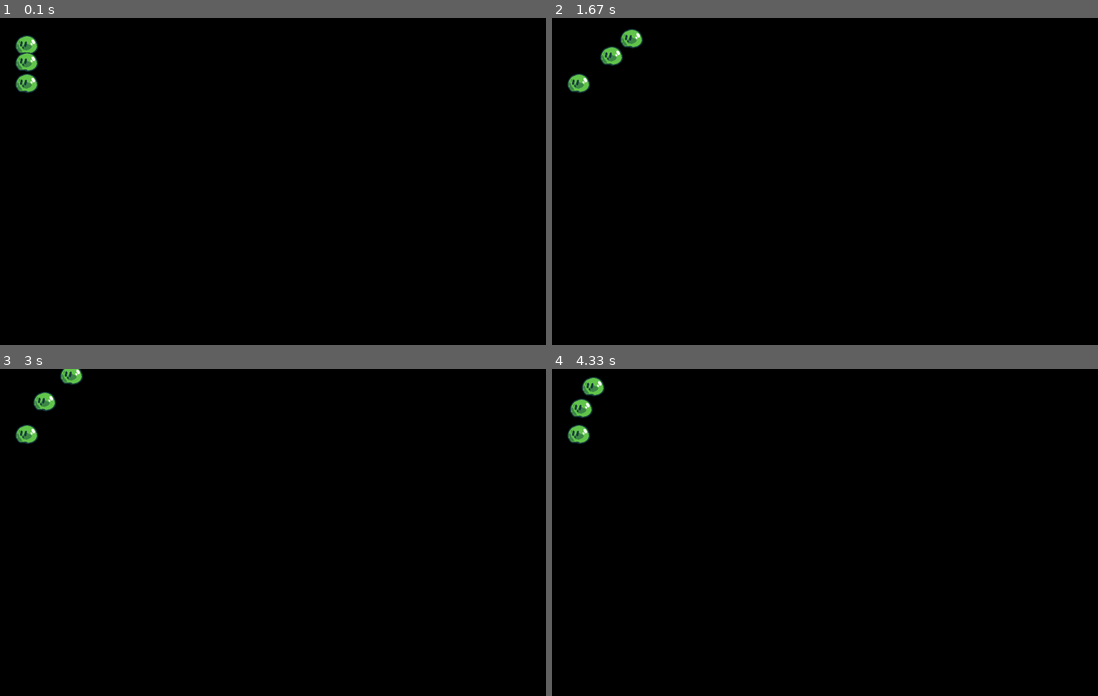
Above: before the commit, frames 1-4 (two rows, left to right).
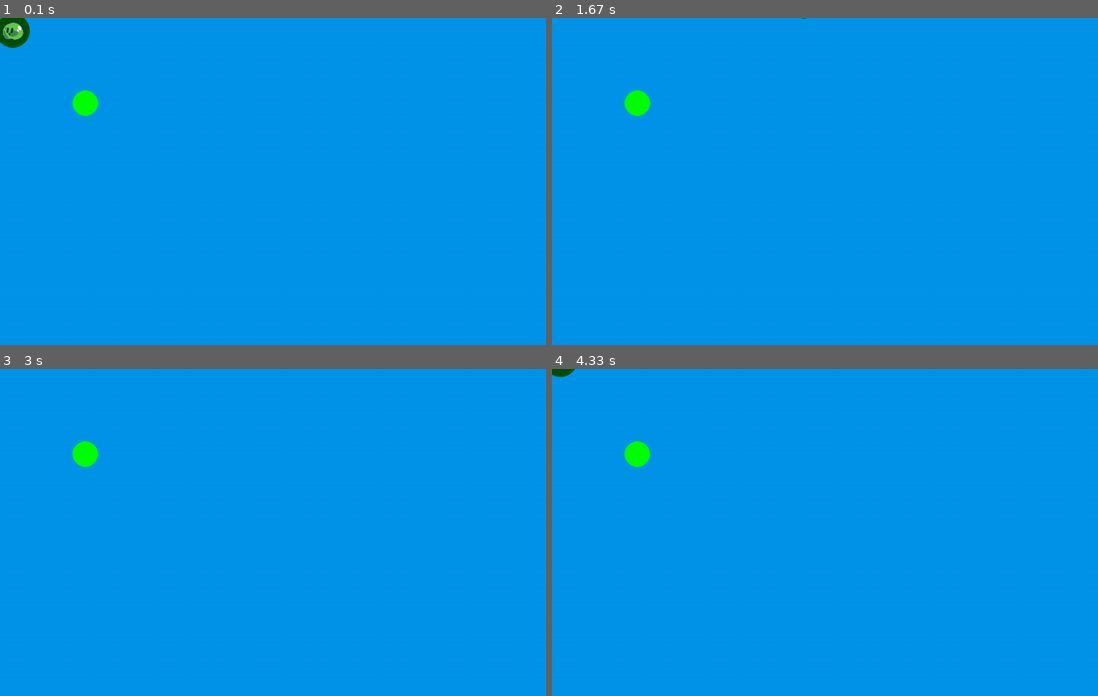
Above: after the commit, the same moments.

Repository: rems64/waterpolo_pygame
Game: pygame game, started from main.py
Two runs of this game, one before a commit and one after it. Both use one fixed random seed, a clock stepped at 60 frames per second and the inputs below.
Inputs:
- Up to frame 1 (0.1 s): no input
- Up to frame 2 (1.67 s): hold Shift 0.33-0.8 s; hold Right 0.33-0.8 s; hold Right 0.83-1.3 s; hold Up 1.33-1.63 s
- Up to frame 3 (3 s): hold Shift 2.17-2.7 s; hold Left 2.17-2.7 s
- Up to frame 4 (4.33 s): hold Down 3.3-3.6 s; hold Left 3.63-4.03 s; hold Up from 4.07 s (still down)

The runs differ from the first frame. In frame 1, 100% of the frame differs, in the area x 0-100%, y 0-100%; in frame 2, 100%; in frame 3, 100%; in frame 4, 100%.

Commit message:
Basic collisions

Diff:
--- a/main.py
+++ b/main.py
@@ -8,6 +8,20 @@
 Vec = Vec2|Vec3
 
 Number = float|int
+
+def sqr(x):
+    # Actually faster than x*x !
+    # https://stackoverflow.com/questions/18453771/why-is-x3-slower-than-xxx/18453999#18453999
+    return x**2
+
+def cube(x):
+    return x*x*x
+
+def pow4(x):
+    return x*x*x*x
+
+def hex_to_rgb(code):
+    return (code >> 16, (code >> 8) % 256, code % 256)
 
 def to_vec3(v: Vec) -> Vec3:
     if isinstance(v, Vec3):
@@ -25,25 +39,31 @@
     else:
         raise Exception(f"Attempt to convert {type(v)} to Vec2")
 
+# TODO: use button states (0: released; 1:just pressed; 2:down; 3:just released)
+# and implement is_key_pressed using this & modify is_key_down
+
 def is_key_down(key):
     keys = pg.key.get_pressed()
     return keys[key]
+
 
 def normalized(vec):
     if vec.length_squared() <= 0.000001:
         return vec
     return vec.normalize()
 
-def get_directional_vector(key_l, key_r, key_u, key_d):
+def get_directional_vector(directions):
+    key_l, key_r, key_u, key_d = directions
+
     v = Vec2(0, 0)
-    if is_key_down(key_l): v.x = -1
-    if is_key_down(key_r): v.x = 1
-    if is_key_down(key_u): v.y = -1
-    if is_key_down(key_d): v.y = 1
+    if is_key_down(key_l): v.x += -1
+    if is_key_down(key_r): v.x += 1
+    if is_key_down(key_u): v.y += -1
+    if is_key_down(key_d): v.y += 1
     return normalized(v)
 
-def get_directional_vector3(key_l, key_r, key_u, key_d):
-    return to_vec3(get_directional_vector(key_l, key_r, key_u, key_d))
+def get_directional_vector3(directions):
+    return to_vec3(get_directional_vector(directions))
 
 
 class Colors:
@@ -58,16 +78,19 @@
 
 
 class Constants:
-    DEFAULT_FRICTION = 100
+    DEFAULT_FRICTION = 0.01
+    DEFAULT_MOVEMENT_FORCE = DEFAULT_FRICTION * 200000
 
 
 
 class Image:
-    def __init__(self, path:str, dimensions=None) -> None:
+    def __init__(self, path:str, size=None) -> None:
         self.path = path
         self._image = pg.image.load(path)
-        if dimensions:
-            self._image = pg.transform.scale(self._image, dimensions)
+        if size:
+            self._image = pg.transform.scale(self._image, size)
+
+        self.size = self.width, self.height = self._image.get_size()
 
     @property
     def image(self):
@@ -85,25 +108,40 @@
         else:
             raise Exception(f"Invalid type given : type(x) = {type(x)}, type(y) = {type(y)}")
 
+class Controls:
+    def __init__(self, dict) -> None:
+        self.left = dict["left"]
+        self.right = dict["right"]
+        self.up = dict["up"]
+        self.down = dict["down"]
+        self.move = [self.left, self.right, self.up, self.down]
+
+        self.dive = dict["dive"]
 
 class Object:
     def __init__(self) -> None:
         self._delete_me = False
 
+    def delete(self) -> None:
+        self._delete_me = True
+
 
 class Actor(Object):
+    """
+    Object with a position, velocity and subject to forces.
+    """
     def __init__(self, x=0, y=0, z=0) -> None:
         super().__init__()
-        self.pos = Vec3(x, y, z)
-        self.vel = Vec3(0, 0, 0)
-        self.acc = Vec3(0, 0, 0)
-
-        self.friction = Constants.DEFAULT_FRICTION
-        self._forces = []
+        self.pos: Vec3 = Vec3(x, y, z)
+        self.vel: Vec3 = Vec3(0, 0, 0)
+        self.acc: Vec3 = Vec3(0, 0, 0)
+
+        self.friction: Number = Constants.DEFAULT_FRICTION
+        self._forces: List[Vec3] = []
 
         self.image: Image|None = None
 
-    def set_image(self, image:Image|str):
+    def set_image(self, image: Image|str):
         if type(image) == Image:
             self.image = image
         elif type(image) == str:
@@ -112,7 +150,7 @@
 
     def update(self, dt: float) -> None:
         # Apply friction
-        self.apply_force(-self.vel * self.friction * dt)
+        # self.apply_force(-self.vel * self.friction)
 
         self.acc = Vec3()
         for f in self._forces:
@@ -120,12 +158,14 @@
 
         self._forces.clear()
         self.vel += self.acc * dt
+        self.vel *= self.friction ** dt
+
         self.pos += self.vel * dt
 
     def draw(self, screen: pg.Surface) -> None:
-        if self.image == None:
-            raise Exception("Actor image is not defined")
-        self.image.draw(screen, self.pos.x, self.pos.y)
+        if self.image:
+            self.image.draw(screen, self.pos.x - self.image.width/2, self.pos.y - self.image.height/2)
+            # raise Exception("Actor image is not defined")
 
     def apply_force(self, force: Vec) -> None:
         assert isinstance(force, Vec), f"Attempt to apply non-vector force: {type(force)}"
@@ -135,25 +175,119 @@
         return self
 
 
-class Player(Actor):
+class Collision:
+    def __init__(self) -> None:
+        pass
+
+    def is_touching_sphere_sphere(self, a, b, a_pos: Vec, b_pos: Vec):
+        a_pos = to_vec3(a_pos)
+        b_pos = to_vec3(b_pos)
+
+        dist_sq = (a_pos.x - b_pos.x)**2 + (a_pos.y - b_pos.y)**2
+        return dist_sq <= (a.radius + b.radius)**2
+
+
+class SphereCollision(Collision):
+    def __init__(self, radius: Number) -> None:
+        super().__init__()
+        self.radius: Number = radius
+
+    def is_touching(self, other, self_pos, other_pos):
+        if isinstance(other, SphereCollision):
+            return self.is_touching_sphere_sphere(self, other, self_pos, other_pos)
+
+
+
+class CollidableActor(Actor):
+    """
+    Actor with a collision. May or may not interact with other CollisionActor.
+    """
     def __init__(self, x=0, y=0, z=0) -> None:
         super().__init__(x, y, z)
-        self.movement_force = 300
+
+        self.collision: Collision|None = None
+        self.is_solid = False
+
+    def set_collision(self, coll: Collision):
+        self.collision = coll
+        return self
+
+    def set_solid(self, val: bool):
+        self.is_solid = val
+        return self
+
+    def is_touching(self, other: 'CollidableActor'):
+        assert self.collision != None, "Collision not defined for self"
+        assert isinstance(other, CollidableActor), "other is not CollidableActor"
+        assert other.collision != None, "Collision not defined for other"
+
+        return self.collision.is_touching(other.collision, self.pos, other.pos)
+
+    def on_collision(self, other):
+        # To be implemented in subclasses
+        # print(f"Collision between {self} and {other}")
+        ...
+
+
+class Player(CollidableActor):
+    def __init__(self, x=0, y=0, z=0) -> None:
+        super().__init__(x, y, z)
+
+        self.controls = Controls({
+            "left": pg.K_LEFT,
+            "right": pg.K_RIGHT,
+            "up": pg.K_UP,
+            "down": pg.K_DOWN,
+            "dive": pg.K_LSHIFT,
+        })
+
+        self.swimming_force = Constants.DEFAULT_MOVEMENT_FORCE
+        self.diving_force = Constants.DEFAULT_MOVEMENT_FORCE * 2.0
+        self.current_force = self.swimming_force
+
+        self.is_diving = False
 
     def update(self, dt):
-        dir = get_directional_vector3(pg.K_LEFT, pg.K_RIGHT, pg.K_UP, pg.K_DOWN)
-        self.apply_force(dir * self.movement_force)
-
         self.do_movement(dt)
-        # print(self.pos)
 
         super().update(dt)
 
+    def draw(self, screen):
+        pg.draw.circle(screen, (0,80,0,0.5), to_vec2(self.pos), self.collision.radius)
+        super().draw(screen)
+
     def do_movement(self, dt) -> None:
+        dir = get_directional_vector3(self.controls.move)
+        self.apply_force(dir * self.current_force)
+
         self.do_diving(dt)
 
     def do_diving(self, dt) -> None:
-        ...
+        self.is_diving = is_key_down(self.controls.dive)
+
+        if self.is_diving:
+            self.current_force = self.diving_force
+        else:
+            self.current_force = self.swimming_force
+
+    def on_collision(self, other):
+        self.apply_force(other.vel)
+
+
+class Ball(CollidableActor):
+    def __init__(self, x=0, y=0, z=0) -> None:
+        super().__init__(x, y, z)
+
+        self.radius = 0
+
+    def set_radius(self, val):
+        self.radius = val
+        self.set_collision(SphereCollision(val))
+        return self
+
+    def draw(self, screen) -> None:
+        pg.draw.circle(screen, Colors.GREEN, to_vec2(self.pos), self.radius)
+
 
 class Game:
     def __init__(self, caption="My Game", width=640, height=480, **flags) -> None:
@@ -192,12 +326,16 @@
             dt = self._clock.tick(self.fps) / 1000
 
     def init(self):
-        player = Player(30, 30).set_image(Image("./img/player.png", (64, 64)))
-        player2 = Player(30, 70).set_image(Image("./img/player.png", (64, 64)))
-        player3 = Player(30, 120).set_image(Image("./img/player.png", (64, 64)))
-        game.new_actor(player)
-        game.new_actor(player2)
-        game.new_actor(player3)
+        player = Player(30, 30) \
+            .set_image(Image("./img/player.png", (64, 64))) \
+            .set_collision(SphereCollision(40)) \
+            .set_solid(True)
+        self.new_actor(player)
+
+        ball = Ball(200, 200) \
+            .set_radius(30) \
+            .set_solid(True)
+        self.new_actor(ball)
 
     def update(self, dt:float) -> None:
         for event in pg.event.get():
@@ -205,25 +343,37 @@
                 pg.quit()
                 sys.exit()
 
+        self.do_collisions(dt)
+
+        # Call update method on all actors
         i = 0
         while i < len(self._actors):
             a = self._actors[i]
+
+            # Delete deleted actors
             if a._delete_me:
                 self._actors.pop(i)
+
             else:
-                if i%3 == 0:
-                    a.update(dt)
-                    print("a", a.acc, "v", a.vel, "p", a.pos)
-
-                elif i%3 == 1:
-                    if self.frame % 2 == 0:
-                        a.update(dt + self.prevdt)
+                a.update(dt)
                 i += 1
 
+
         self.frame += 1
 
+    def do_collisions(self, dt:Number):
+        # TODO: This is slow if there are a lot of actors
+        # Could be optimized by segmenting the world into chunks
+        for i in range(len(self._actors)):
+            for j in range(i+1, len(self._actors)):
+                a1 = self._actors[i]
+                a2 = self._actors[j]
+                if a1.is_touching(a2):
+                    a1.on_collision(a2)
+                    a2.on_collision(a1)
+
     def draw(self, screen) -> None:
-        screen.fill((0, 0, 0))
+        screen.fill(hex_to_rgb(0x0095e9))
 
         # Draw
         for a in self._actors:
